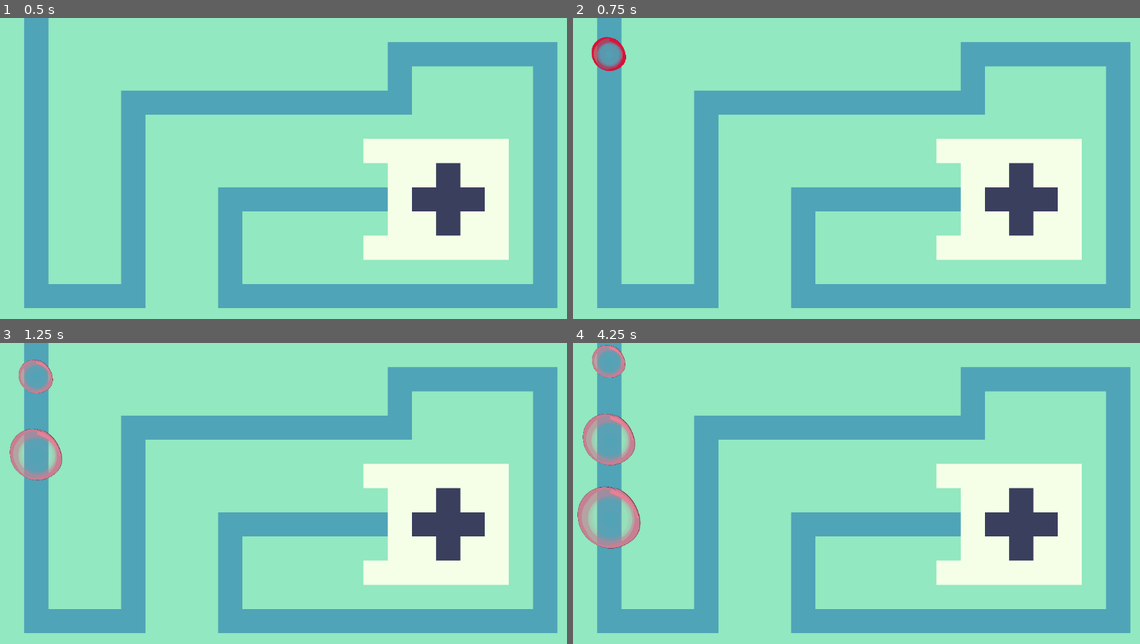
Above: before the commit, frames 1-4 (two rows, left to right).
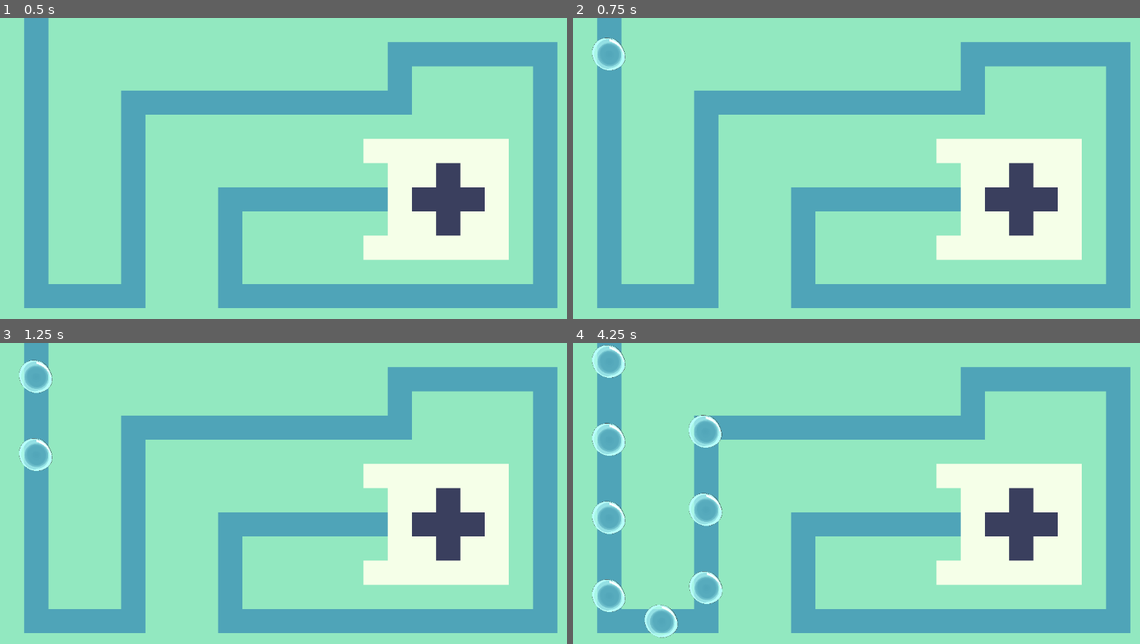
Above: after the commit, the same moments.

Repository: JustPause/GameJam2025
Game: Godot game, scene res://Scene/Green Lands.tscn
The game is run twice, just before and just after one commit, with the same random seed, the same clock (stepped at 60 frames per second) and the same inputs.
Inputs:
- Up to frame 1 (0.5 s): no input
- Up to frame 2 (0.75 s): tap Enter at 0.5 s; tap Space at 0.6 s
- Up to frame 3 (1.25 s): tap Space at 0.77, 1.07 s
- Up to frame 4 (4.25 s): tap Space at 1.35, 1.52, 1.82, 2.1, 2.85, 3.02, 3.32, 3.6, 3.77, 4.07 s

Frame 1 is identical in both runs. In frame 2, 0.4% of the frame differs, in the area x 3-10%, y 6-18%; in frame 3, 1.4%; in frame 4, 4.2%, in the area x 0-27%, y 0-99%.
Error after the commit: Invalid access to property or key 'scancode' on a base object of type 'InputEventKey'. (res://entities/bubble/simpleBubble.gd:39)

Commit message:
fixing some spelling

Diff:
--- a/components/hitbox.gd
+++ b/components/hitbox.gd
@@ -1,4 +1,4 @@
 extends Area2D
 class_name HitBox
 
-signal dammage(ammount : int)
+signal damage(ammount : int)
--- a/entities/bubble/simpleBubble.gd
+++ b/entities/bubble/simpleBubble.gd
@@ -6,8 +6,8 @@
 @export var speed: float = 300.0 #px/s
 
 @export var max_health : int  = 5
-@export var base_dammage : int = 1
-@export var max_size_growth : Vector2 = Vector2(0.4,0.4)
+@export var base_damage : int = 1
+@export var max_size_growth : Vector2 = Vector2(0.3,0.3)
 
 var current_health : int
 #current image scale of bubble
@@ -36,10 +36,10 @@
 
 func _unhandled_input(event: InputEvent) -> void:
 	if event is InputEventKey and event.pressed:
-		if event.keycode == KEY_SPACE:
-			dammage(1)
+		if event.scancode != KEY_SPACE:
+			damage(1)
 
-func dammage(ammount : int) -> void:
+func damage(ammount : int) -> void:
 	#applies dammage and kills bubble if health == 0
 	current_health -= ammount
 	if current_health <= 0:
@@ -50,4 +50,4 @@
 
 	#grows the size of the bubble
 	var new_size : Vector2 = current_scale.lerp(max_size_growth, (max_health - current_health)/float(max_health))
-	get_tree().create_tween().set_trans(Tween.TRANS_BOUNCE).tween_property(sprite, "scale", new_size, 0.5)
+	get_tree().create_tween().set_trans(Tween.TRANS_ELASTIC).tween_property(sprite, "scale", new_size, 0.2)
